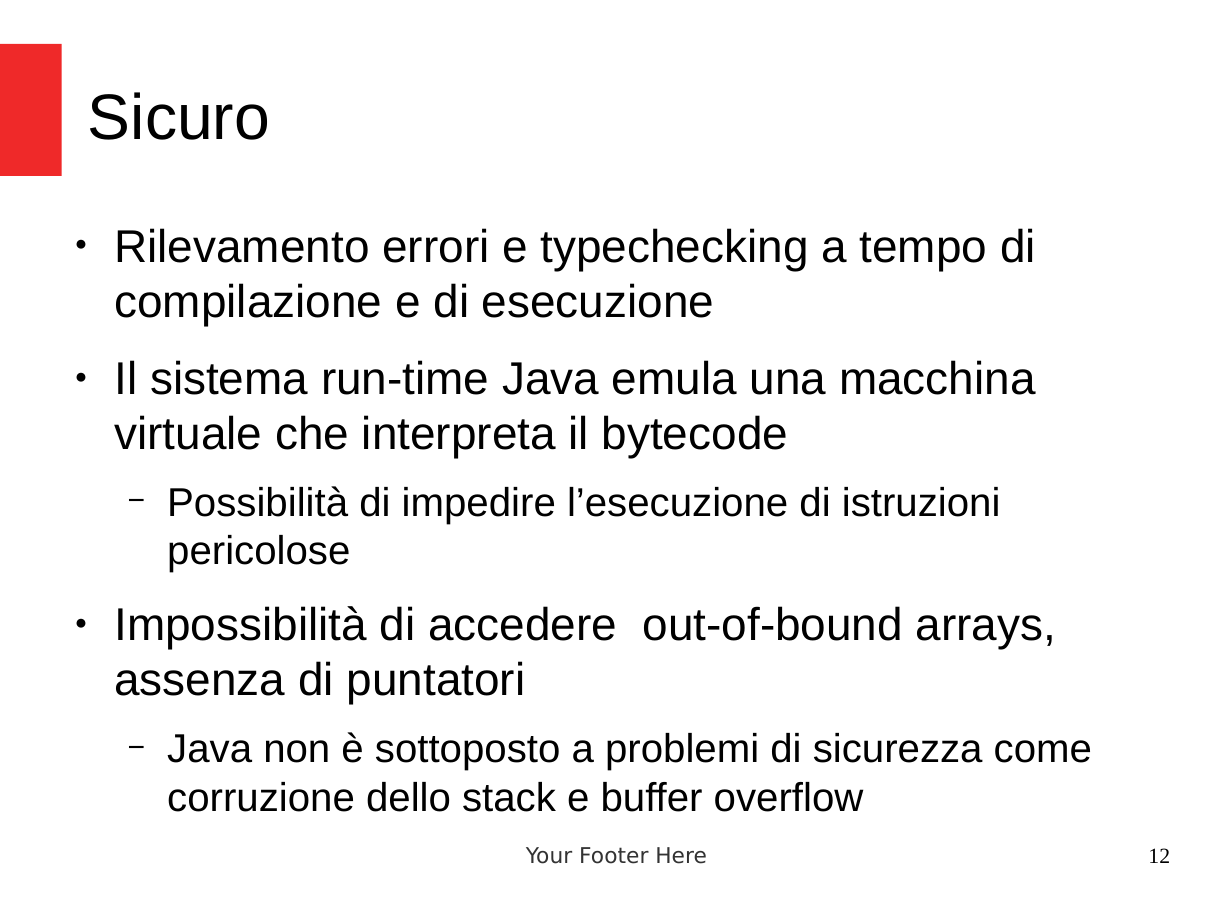
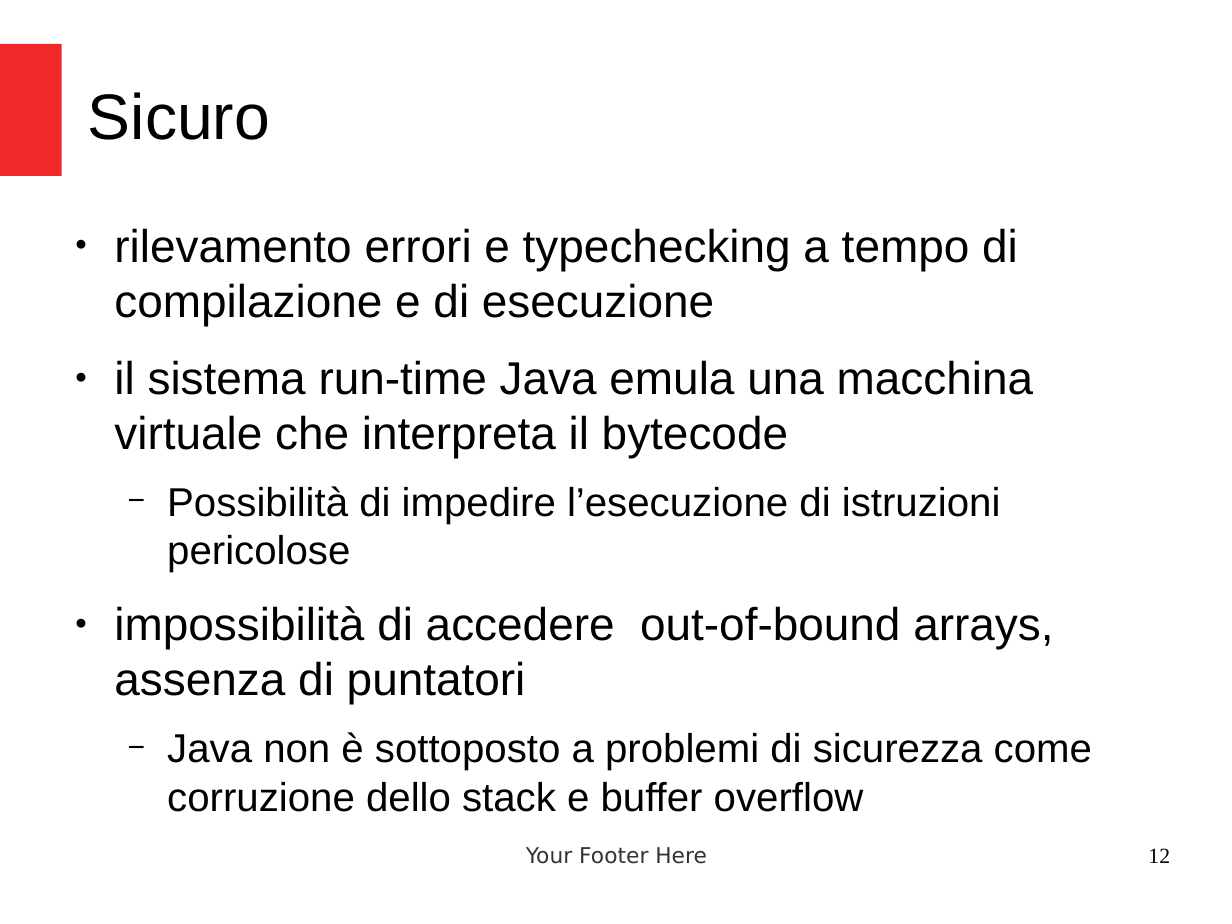
Before and after one commit to criluc/jdbc-tutorial, a slide deck: slide 12 of Introduzione a Java.odp. Drawn at 1232x924 pixels with LibreOffice and Linux fonts; fonts in the diff are those of the drawing. Boxes give left, top, right and bottom in pixels: in the first picture for what was removed or moved away, otherwise in the second. Text is boxed around its words. In the diff, an @@ line names an element or a change of style, - is before the commit and + after.

```diff
--- a/Introduzione a Java.odp
+++ b/Introduzione a Java.odp
@@ text at (x1=114, y1=228, x2=1034, y2=458): text changed @@
-● Rilevamento errori e typechecking a tempo di compilazione e di esecuzione
-● Il sistema run-time Java emula una macchina virtuale che interpreta il bytecode
+● rilevamento errori e typechecking a tempo di compilazione e di esecuzione
+● il sistema run-time Java emula una macchina virtuale che interpreta il bytecode
@@ text at (x1=114, y1=606, x2=1053, y2=704): text changed @@
-● Impossibilità di accedere out-of-bound arrays, assenza di puntatori
+● impossibilità di accedere out-of-bound arrays, assenza di puntatori
```
Also in this commit, not shown: 20 other slides changed, 2 other files.
